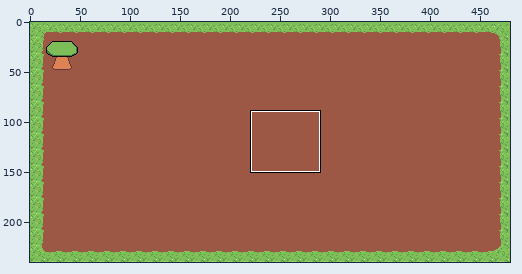
One commit to this sprite sheet: Assets/map.png. Above, an overview of the earlier version with the close-up marked.
Close-up. First the earlier version:
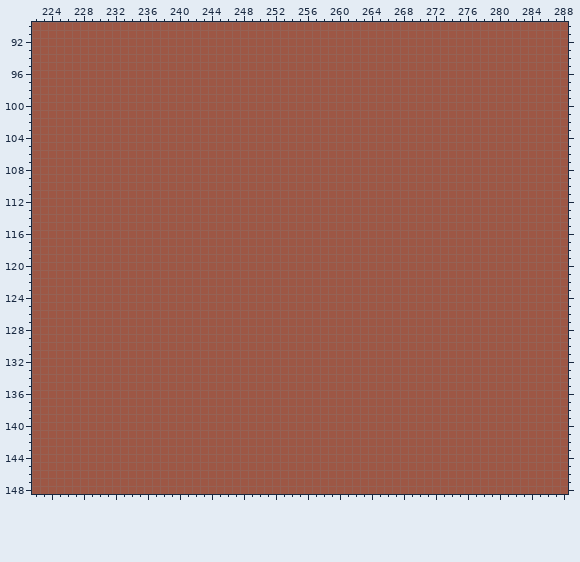
The file is 480x240 pixels. Shown: x 222..288, y 90..148.
And afterwards:
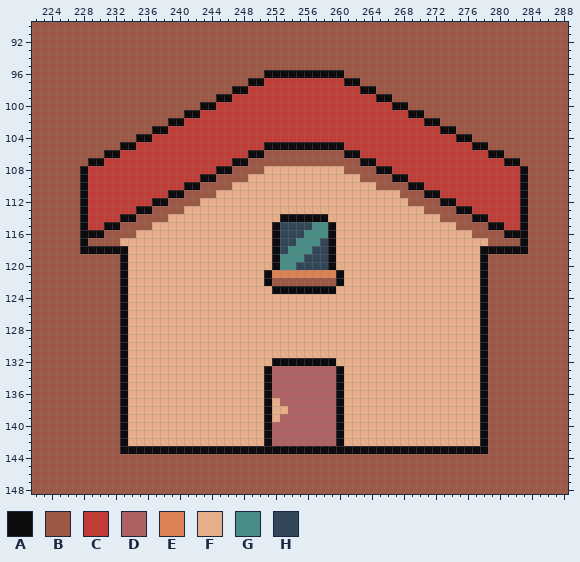
Palette (. is transparent): A #0d0b0d  B #9d5745  C #c13d37  D #b06163  E #dc8254  F #e6af89  G #498e86  H #324859
Edits made:
Changed rows in their new state; - is an unchanged pixel.
first column x 228:
 96 -----------------------AAAAAAAAAA-----------------------
 97 ---------------------AACCCCCCCCCCAA---------------------
 98 -------------------AACCCCCCCCCCCCCCAA-------------------
 99 -----------------AACCCCCCCCCCCCCCCCCCAA-----------------
100 ---------------AACCCCCCCCCCCCCCCCCCCCCCAA---------------
101 -------------AACCCCCCCCCCCCCCCCCCCCCCCCCCAA-------------
102 -----------AACCCCCCCCCCCCCCCCCCCCCCCCCCCCCCAA-----------
103 ---------AACCCCCCCCCCCCCCCCCCCCCCCCCCCCCCCCCCAA---------
104 -------AACCCCCCCCCCCCCCCCCCCCCCCCCCCCCCCCCCCCCCAA-------
105 -----AACCCCCCCCCCCCCCCCAAAAAAAAAACCCCCCCCCCCCCCCCAA-----
106 ---AACCCCCCCCCCCCCCCCAA----------AACCCCCCCCCCCCCCCCAA---
107 -AACCCCCCCCCCCCCCCCAA--------------AACCCCCCCCCCCCCCCCAA-
108 ACCCCCCCCCCCCCCCCAA----FFFFFFFFFF----AACCCCCCCCCCCCCCCCA
109 ACCCCCCCCCCCCCCAA----FFFFFFFFFFFFFF----AACCCCCCCCCCCCCCA
110 ACCCCCCCCCCCCAA----FFFFFFFFFFFFFFFFFF----AACCCCCCCCCCCCA
111 ACCCCCCCCCCAA----FFFFFFFFFFFFFFFFFFFFFFF---AACCCCCCCCCCA
112 ACCCCCCCCAA----FFFFFFFFFFFFFFFFFFFFFFFFFF----AACCCCCCCCA
113 ACCCCCCAA----FFFFFFFFFFFFFFFFFFFFFFFFFFFFFF----AACCCCCCA
114 ACCCCAA----FFFFFFFFFFFFFFAAAAAAFFFFFFFFFFFFFF----AACCCCA
115 ACCAA----FFFFFFFFFFFFFFFAHHHHGGAFFFFFFFFFFFFFFF----AACCA
116 AAA----FFFFFFFFFFFFFFFFFAHHHGGGAFFFFFFFFFFFFFFFFF----AAA
117 A----FFFFFFFFFFFFFFFFFFFAHHGGGHAFFFFFFFFFFFFFFFFFFF----A
118 AAAAAAFFFFFFFFFFFFFFFFFFAHGGGHHAFFFFFFFFFFFFFFFFFFAAAAAA
119 -----AFFFFFFFFFFFFFFFFFFAGGGHHHAFFFFFFFFFFFFFFFFFFA-----
120 -----AFFFFFFFFFFFFFFFFFFAGGHHHHAFFFFFFFFFFFFFFFFFFA-----
121 -----AFFFFFFFFFFFFFFFFFAEEEEEEEEAFFFFFFFFFFFFFFFFFA-----
122 -----AFFFFFFFFFFFFFFFFFA--------AFFFFFFFFFFFFFFFFFA-----
123 -----AFFFFFFFFFFFFFFFFFFAAAAAAAAFFFFFFFFFFFFFFFFFFA-----
124 -----AFFFFFFFFFFFFFFFFFFFFFFFFFFFFFFFFFFFFFFFFFFFFA-----
125 -----AFFFFFFFFFFFFFFFFFFFFFFFFFFFFFFFFFFFFFFFFFFFFA-----
126 -----AFFFFFFFFFFFFFFFFFFFFFFFFFFFFFFFFFFFFFFFFFFFFA-----
127 -----AFFFFFFFFFFFFFFFFFFFFFFFFFFFFFFFFFFFFFFFFFFFFA-----
128 -----AFFFFFFFFFFFFFFFFFFFFFFFFFFFFFFFFFFFFFFFFFFFFA-----
129 -----AFFFFFFFFFFFFFFFFFFFFFFFFFFFFFFFFFFFFFFFFFFFFA-----
130 -----AFFFFFFFFFFFFFFFFFFFFFFFFFFFFFFFFFFFFFFFFFFFFA-----
131 -----AFFFFFFFFFFFFFFFFFFFFFFFFFFFFFFFFFFFFFFFFFFFFA-----
132 -----AFFFFFFFFFFFFFFFFFFAAAAAAAAFFFFFFFFFFFFFFFFFFA-----
133 -----AFFFFFFFFFFFFFFFFFADDDDDDDDAFFFFFFFFFFFFFFFFFA-----
134 -----AFFFFFFFFFFFFFFFFFADDDDDDDDAFFFFFFFFFFFFFFFFFA-----
135 -----AFFFFFFFFFFFFFFFFFADDDDDDDDAFFFFFFFFFFFFFFFFFA-----
136 -----AFFFFFFFFFFFFFFFFFADDDDDDDDAFFFFFFFFFFFFFFFFFA-----
137 -----AFFFFFFFFFFFFFFFFFAFDDDDDDDAFFFFFFFFFFFFFFFFFA-----
138 -----AFFFFFFFFFFFFFFFFFAFFDDDDDDAFFFFFFFFFFFFFFFFFA-----
139 -----AFFFFFFFFFFFFFFFFFAFDDDDDDDAFFFFFFFFFFFFFFFFFA-----
140 -----AFFFFFFFFFFFFFFFFFADDDDDDDDAFFFFFFFFFFFFFFFFFA-----
141 -----AFFFFFFFFFFFFFFFFFADDDDDDDDAFFFFFFFFFFFFFFFFFA-----
142 -----AFFFFFFFFFFFFFFFFFADDDDDDDDAFFFFFFFFFFFFFFFFFA-----
143 -----AAAAAAAAAAAAAAAAAAAAAAAAAAAAAAAAAAAAAAAAAAAAAA-----
Boxes around the changes in both close-ups, in picture pixels (x1, y1, x2, y2):
changed: (80, 70, 528, 454)
